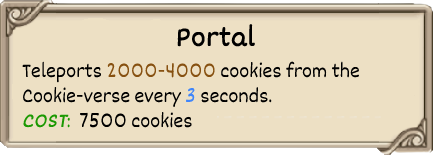
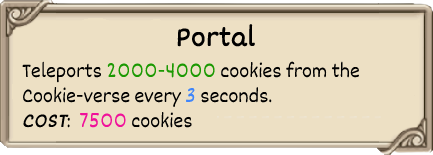
Layer changes from the first (433, 155) image to the second:
painted on "Teleports 2000-4000 cookies from" over <box>23,63,215,128</box>
